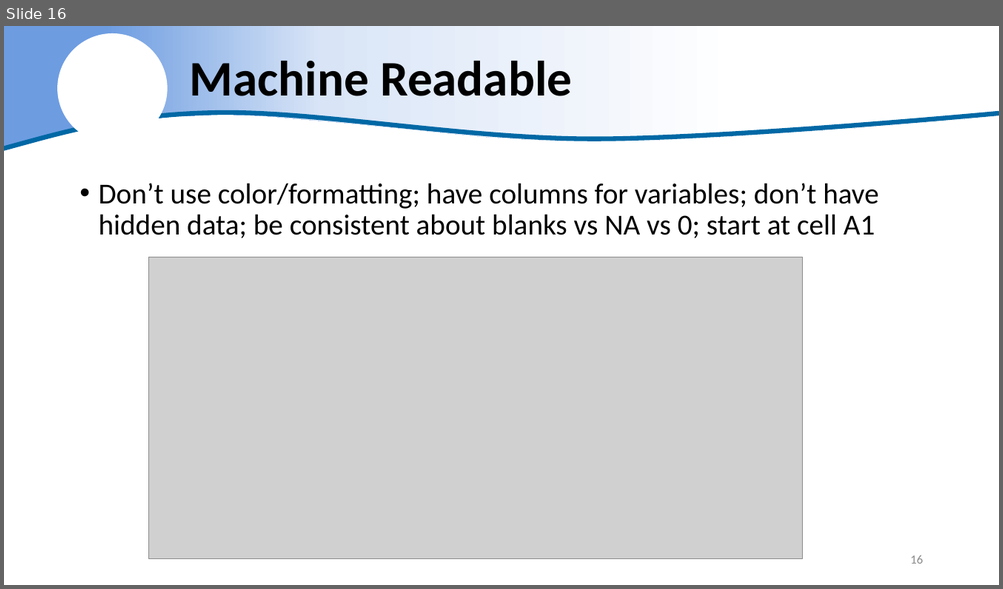
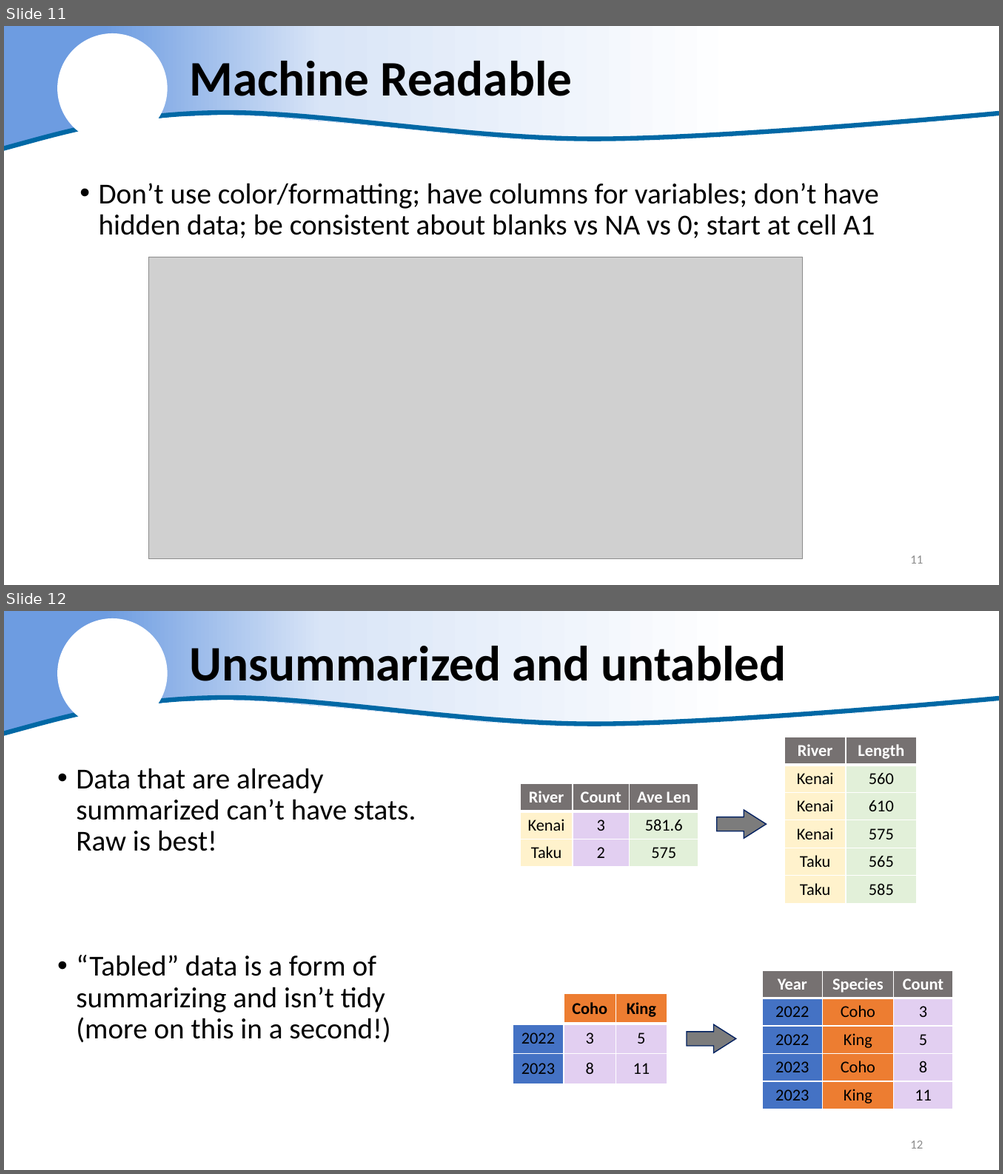
Before and after one commit to justinpriest/ADFG_R_Intro_Workshop, a slide deck: presentations/5 - Reading Real Data.pptx. Shown one above the other, each under a label of ours: slide 16 before the commit, slides 11 and 12 after it. The pictures are 1003x589 and 1003x1174 pixels, drawn with LibreOffice and Linux fonts; fonts in the diff are those of the drawing; grey boxes stand for pictures; background and template pictures are left out. Boxes give left, top, right and bottom in pixels: in the first picture for what was removed or moved away, otherwise in the second. Text is boxed around its words. In the diff, an @@ line names an element or a change of style, - is before the commit and + after.

```diff
--- a/presentations/5 - Reading Real Data.pptx
+++ b/presentations/5 - Reading Real Data.pptx
@@ slide 12 added at <box>4,611,999,1170</box>, background #FFFFFF; not listed: 3 template elements that a slide beside it also shows @@
@@ title added at <box>190,640,785,693</box>, 48 pt, text #000000, bold @@
+Unsummarized and untabled
@@ table added at <box>785,737,916,901</box>, 6 rows, 2 columns @@
+River | Length
+Kenai | 560
+Kenai | 610
+Kenai | 575
+Taku | 565
+Taku | 585
@@ text added at <box>76,768,415,1043</box>, 28 pt, text #000000 @@
+• Data that are already summarized can’t have stats. Raw is best!
+• “Tabled” data is a form of summarizing and isn’t tidy (more on this in a second!)
@@ table added at <box>521,784,698,866</box>, 3 rows, 3 columns @@
+River | Count | Ave Len
+Kenai | 3 | 581.6
+Taku | 2 | 575
@@ down arrow added at <box>717,810,765,839</box>, fill #7C7C7C, outline #002060 1 pt @@
@@ table added at <box>762,971,953,1107</box>, 5 rows, 3 columns @@
+Year | Species | Count
+2022 | Coho | 3
+2022 | King | 5
+2023 | Coho | 8
+2023 | King | 11
@@ table added at <box>513,994,667,1085</box>, 3 rows, 3 columns @@
+ | Coho | King
+2022 | 3 | 5
+2023 | 8 | 11
@@ down arrow added at <box>687,1025,736,1054</box>, fill #7C7C7C, outline #002060 1 pt @@
@@ page number added at <box>910,1141,922,1149</box>, 12 pt, text #8C8C8C @@
+12
@@ what was slide 16 is now slide 11 @@
@@ page number at <box>910,556,922,564</box>: text changed @@
-16
+11
```
Also in this commit, not shown: 12 slides changed, 3 other slides added.
